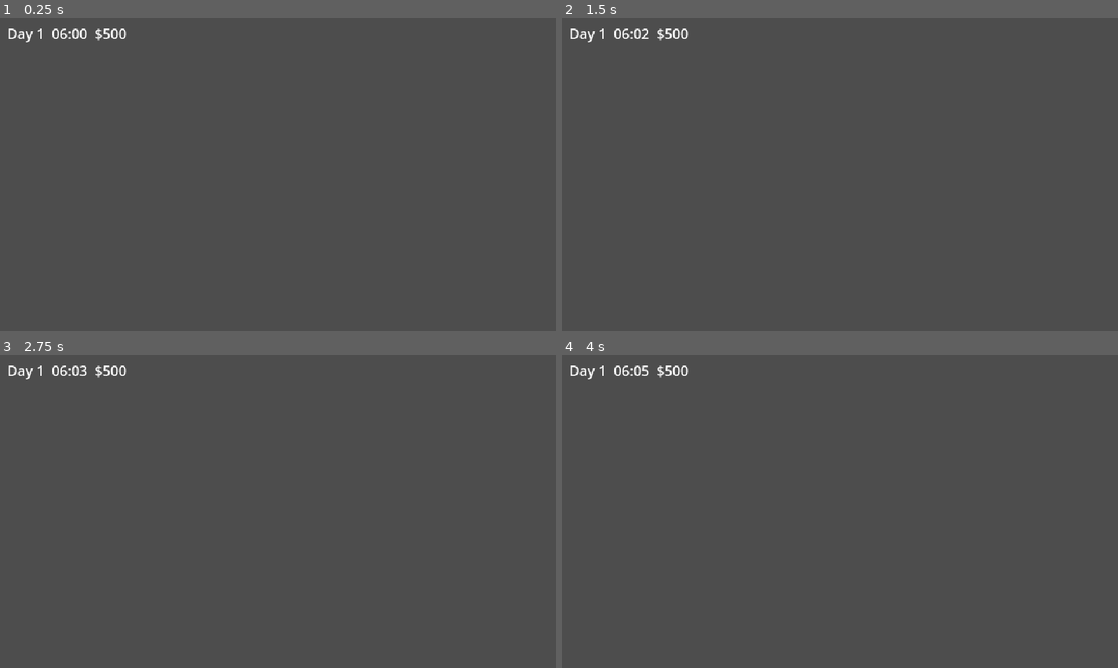
Above: before the commit, frames 1-4 (two rows, left to right).
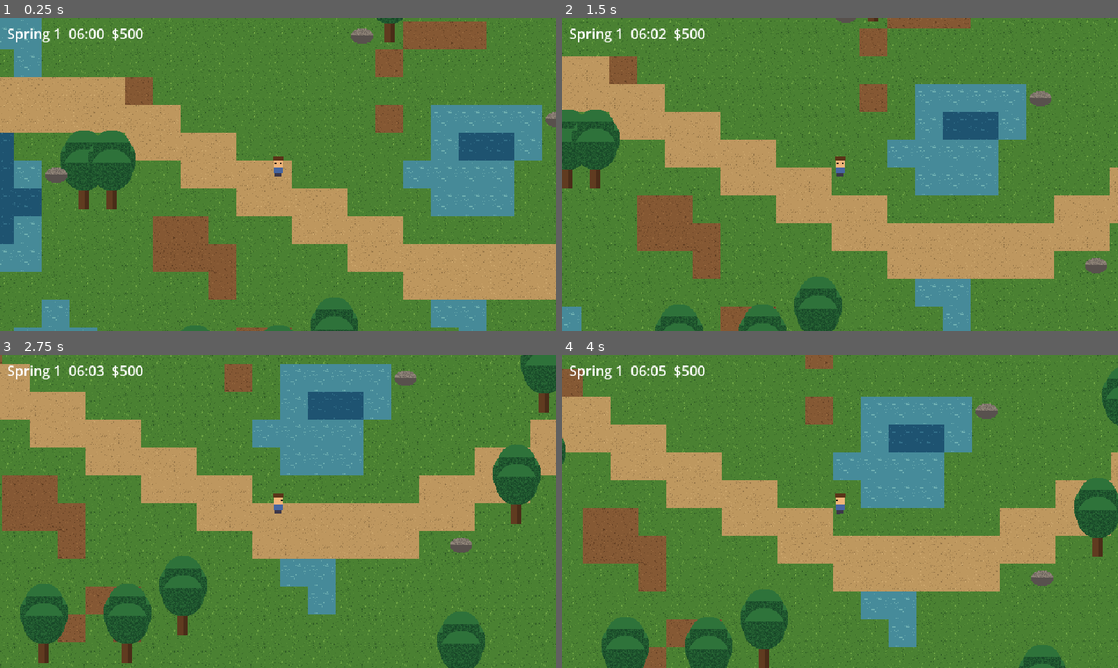
Above: after the commit, the same moments.

Repository: tralesmile/Starstead
Game: Godot game, scene res://scenes/main.tscn
Two runs of this game, one before a commit and one after it. Both use one fixed random seed, a clock stepped at 60 frames per second and the inputs below.
Inputs:
- Up to frame 1 (0.25 s): no input
- Up to frame 2 (1.5 s): tap Enter at 0.5 s; hold D (move_right) 0.53-1.28 s; tap E (interact) at 0.6 s; tap Space at 0.77 s; hold S (move_down) from 1.28 s (still down); tap F (use_tool) at 1.35 s
- Up to frame 3 (2.75 s): tap Space at 1.52 s; release S (move_down) at 2.03 s; hold D (move_right) from 2.03 s (still down); tap I at 2.1 s
- Up to frame 4 (4 s): release D (move_right) at 2.78 s; hold W (move_up) 2.78-3.53 s; tap E (interact) at 2.85 s; tap Space at 3.02, 3.77 s; hold A (move_left) from 3.53 s (still down); tap F (use_tool) at 3.6 s

The runs differ from the first frame. In frame 1, 100% of the frame differs, in the area x 0-100%, y 0-100%; in frame 2, 100%; in frame 3, 100%; in frame 4, 100%.

Commit message:
World chunk generator + tiles/collision, HUD text, day/night tint, pass-out autosave; runner fails on load errors
Co-Authored-By: Claude Sonnet 5.5 <noreply@anthropic.com>
Claude-Session: https://claude.ai/code/session_01UudiserFDCJ15XswpDcBPZ

Diff:
--- a/scenes/main.tscn
+++ b/scenes/main.tscn
@@ -6,10 +6,3 @@
 script = ExtResource("1")
 
 [node name="HUD" type="CanvasLayer" parent="."]
-
-[node name="Label" type="Label" parent="HUD"]
-offset_left = 8.0
-offset_top = 6.0
-offset_right = 300.0
-offset_bottom = 24.0
-text = "Starstead"
--- /dev/null
+++ b/scripts/day_night.gd
@@ -0,0 +1,21 @@
+class_name DayNight
+extends RefCounted
+## Maps clock minutes-since-06:00 to an ambient tint (CanvasModulate).
+
+const KEYS := [  # minutes since 06:00, colour
+	[0, Color(1.0, 0.92, 0.8)],      # 06:00 dawn
+	[120, Color(1, 1, 1)],           # 08:00 day
+	[600, Color(1, 1, 1)],           # 16:00
+	[780, Color(1.0, 0.75, 0.55)],   # 19:00 dusk
+	[900, Color(0.45, 0.5, 0.8)],    # 21:00 night
+	[1200, Color(0.3, 0.34, 0.6)],   # 02:00 deep night
+]
+
+static func tint(minutes: float) -> Color:
+	for i in range(KEYS.size() - 1):
+		var a: Array = KEYS[i]
+		var b: Array = KEYS[i + 1]
+		if minutes <= b[0]:
+			var t := clampf((minutes - a[0]) / float(b[0] - a[0]), 0.0, 1.0)
+			return (a[1] as Color).lerp(b[1], t)
+	return KEYS[KEYS.size() - 1][1]
--- /dev/null
+++ b/scripts/hud.gd
@@ -0,0 +1,13 @@
+class_name Hud
+extends CanvasLayer
+## Clock, day, season, money labels bound to GameState.
+
+var label: Label
+
+func _init() -> void:
+	label = Label.new()
+	label.position = Vector2(8, 6)
+	add_child(label)
+
+func _process(_d: float) -> void:
+	label.text = HudText.format(GameState.clock, GameState.money)
--- /dev/null
+++ b/scripts/hud_text.gd
@@ -0,0 +1,6 @@
+class_name HudText
+extends RefCounted
+const SEASONS := ["Spring", "Summer", "Autumn", "Winter"]
+
+static func format(c: GameClock, money: int) -> String:
+	return "%s %d  %s  $%d" % [SEASONS[c.season()], ((c.day - 1) % GameClock.DAYS_PER_SEASON) + 1, c.time_string(), money]
--- a/scripts/main.gd
+++ b/scripts/main.gd
@@ -1,8 +1,22 @@
 extends Node2D
-## Placeholder world root: shows clock and money until the player/world slice lands.
+## World root: chunk + player + HUD + day/night; passing out advances the day and saves.
 
-@onready var label: Label = $HUD/Label
+var player: Player
+var modulate_node: CanvasModulate
+
+func _ready() -> void:
+	var world := World.new()
+	add_child(world)
+	world.build(1)
+	player = Player.new()
+	player.position = Vector2(32.5, 32.5) * 32.0
+	add_child(player)
+	modulate_node = CanvasModulate.new()
+	add_child(modulate_node)
+	add_child(Hud.new())
+	$HUD.queue_free()
 
 func _process(delta: float) -> void:
-	GameState.clock.advance(delta)
-	label.text = "Day %d  %s  $%d" % [GameState.clock.day, GameState.clock.time_string(), GameState.money]
+	if GameState.clock.advance(delta):
+		GameState.save_game()  # bedtime / pass-out: next day, autosave
+	modulate_node.color = DayNight.tint(GameState.clock.minutes)
--- /dev/null
+++ b/scripts/world.gd
@@ -0,0 +1,47 @@
+class_name World
+extends Node2D
+## Builds a TileMapLayer + collision from WorldGen; places trees and rocks as solid props.
+
+var gen: WorldGen
+var layer: TileMapLayer
+
+func build(seed_value: int = 1) -> void:
+	gen = WorldGen.new(seed_value)
+	var ts := TileSet.new()
+	ts.tile_size = Vector2i(32, 32)
+	ts.add_physics_layer()
+	var src := TileSetAtlasSource.new()
+	src.texture = load("res://assets/tiles/atlas.png")
+	src.texture_region_size = Vector2i(32, 32)
+	for i in 11:
+		src.create_tile(Vector2i(i, 0))
+	ts.add_source(src, 0)
+	for i in [WorldGen.WATER_SHALLOW, WorldGen.WATER_DEEP]:
+		var td := src.get_tile_data(Vector2i(i, 0), 0)
+		td.add_collision_polygon(0)
+		td.set_collision_polygon_points(0, 0, PackedVector2Array([Vector2(-16, -16), Vector2(16, -16), Vector2(16, 16), Vector2(-16, 16)]))
+	layer = TileMapLayer.new()
+	layer.tile_set = ts
+	add_child(layer)
+	for y in WorldGen.SIZE:
+		for x in WorldGen.SIZE:
+			layer.set_cell(Vector2i(x, y), 0, Vector2i(gen.tiles[y * WorldGen.SIZE + x], 0))
+	for p in gen.trees:
+		_prop("res://assets/sprites/tree.png", p, Vector2(12, 8), Vector2(0, -32))
+	for p in gen.rocks:
+		_prop("res://assets/sprites/rock.png", p, Vector2(24, 18), Vector2.ZERO)
+
+func _prop(tex: String, cell: Vector2i, body: Vector2, off: Vector2) -> void:
+	var b := StaticBody2D.new()
+	b.position = Vector2(cell) * 32.0 + Vector2(16, 28)
+	var s := Sprite2D.new()
+	s.texture = load(tex)
+	s.offset = off + Vector2(0, -16)
+	b.add_child(s)
+	var c := CollisionShape2D.new()
+	var rs := RectangleShape2D.new()
+	rs.size = body
+	c.shape = rs
+	b.add_child(c)
+	b.y_sort_enabled = true
+	add_child(b)
--- /dev/null
+++ b/scripts/world_gen.gd
@@ -0,0 +1,70 @@
+class_name WorldGen
+extends RefCounted
+## Deterministic 64x64 chunk generator. Tile ids = column in assets/tiles/atlas.png.
+
+const SIZE := 64
+const GRASS := 0   # 0-2 variants
+const DIRT := 3    # 3-5
+const PATH := 6    # 6-8
+const WATER_SHALLOW := 9
+const WATER_DEEP := 10
+
+var seed_value: int
+var tiles := PackedInt32Array()
+var trees: Array[Vector2i] = []
+var rocks: Array[Vector2i] = []
+
+func _init(s: int = 1) -> void:
+	seed_value = s
+	generate()
+
+func generate() -> void:
+	var n := FastNoiseLite.new()
+	n.seed = seed_value
+	n.frequency = 0.05
+	var n2 := FastNoiseLite.new()
+	n2.seed = seed_value + 99
+	n2.frequency = 0.12
+	var r := RandomNumberGenerator.new()
+	r.seed = seed_value
+	tiles.resize(SIZE * SIZE)
+	trees.clear()
+	rocks.clear()
+	for y in SIZE:
+		for x in SIZE:
+			var v := n.get_noise_2d(x, y)
+			var t := GRASS + r.randi() % 3
+			if v < -0.32:
+				t = WATER_DEEP
+			elif v < -0.2:
+				t = WATER_SHALLOW
+			elif n2.get_noise_2d(x, y) > 0.45:
+				t = DIRT + r.randi() % 3
+			tiles[y * SIZE + x] = t
+	# a path crossing the chunk through the spawn area
+	for x in SIZE:
+		var y := 32 + int(round(sin(x * 0.2) * 3.0))
+		for dy in 2:
+			tiles[(y + dy) * SIZE + x] = PATH + r.randi() % 3
+	# keep spawn (32,32) dry
+	for y in range(28, 37):
+		for x in range(28, 37):
+			if is_water(tiles[y * SIZE + x]):
+				tiles[y * SIZE + x] = GRASS
+	for y in SIZE:
+		for x in SIZE:
+			var t := tiles[y * SIZE + x]
+			if t <= 2 and absi(x - 32) + absi(y - 32) > 6:
+				var roll := r.randf()
+				if roll < 0.04:
+					trees.append(Vector2i(x, y))
+				elif roll < 0.055:
+					rocks.append(Vector2i(x, y))
+
+static func is_water(t: int) -> bool:
+	return t == WATER_SHALLOW or t == WATER_DEEP
+
+func tile_at(x: int, y: int) -> int:
+	if x < 0 or y < 0 or x >= SIZE or y >= SIZE:
+		return WATER_DEEP
+	return tiles[y * SIZE + x]
--- a/tests/run_tests.gd
+++ b/tests/run_tests.gd
@@ -13,7 +13,11 @@
 			files.append(f)
 	files.sort()
 	for f in files:
-		var t = load("res://tests/" + f).new()
+		var script = load("res://tests/" + f)
+		if script == null or not script.can_instantiate():
+			fail("cannot load " + f)
+			continue
+		var t = script.new()
 		t.runner = self
 		for m in t.get_method_list():
 			if str(m.name).begins_with("test_"):
--- /dev/null
+++ b/tests/test_hud_daynight.gd
@@ -0,0 +1,18 @@
+extends BaseTest
+
+func test_tint_curve() -> void:
+	check(DayNight.tint(300) == Color(1, 1, 1), "midday white")
+	check(DayNight.tint(1000).b > DayNight.tint(1000).r, "night bluish")
+	check(DayNight.tint(5000) == DayNight.KEYS[-1][1], "clamps late")
+	check(DayNight.tint(0).r >= DayNight.tint(900).r, "dawn brighter than night")
+
+func test_hud_format() -> void:
+	var c := GameClock.new()
+	check_eq(HudText.format(c, 500), "Spring 1  06:00  $500")
+	c.day = 30
+	check_eq(HudText.format(c, 7), "Summer 2  06:00  $7")
+
+func test_passout_new_day() -> void:
+	var c := GameClock.new()
+	check(c.advance(2000.0), "day ends")
+	check_eq(c.day, 2)
--- /dev/null
+++ b/tests/test_world.gd
@@ -0,0 +1,18 @@
+extends BaseTest
+
+func test_deterministic() -> void:
+	var a := WorldGen.new(5)
+	var b := WorldGen.new(5)
+	check(a.tiles == b.tiles, "same seed same tiles")
+	check(a.trees == b.trees, "same trees")
+	check(a.tiles != WorldGen.new(6).tiles, "different seed differs")
+
+func test_spawn_dry_and_path() -> void:
+	for s in [1, 2, 3, 42]:
+		var g := WorldGen.new(s)
+		check(not WorldGen.is_water(g.tile_at(32, 32)), "spawn dry seed %d" % s)
+		check(g.tiles.size() == 64 * 64, "size")
+		check(g.trees.size() > 20, "has trees seed %d" % s)
+		for t in g.trees:
+			check(g.tile_at(t.x, t.y) <= 2, "tree on grass")
+	check(WorldGen.is_water(WorldGen.new(1).tile_at(-1, 0)), "outside is water")
